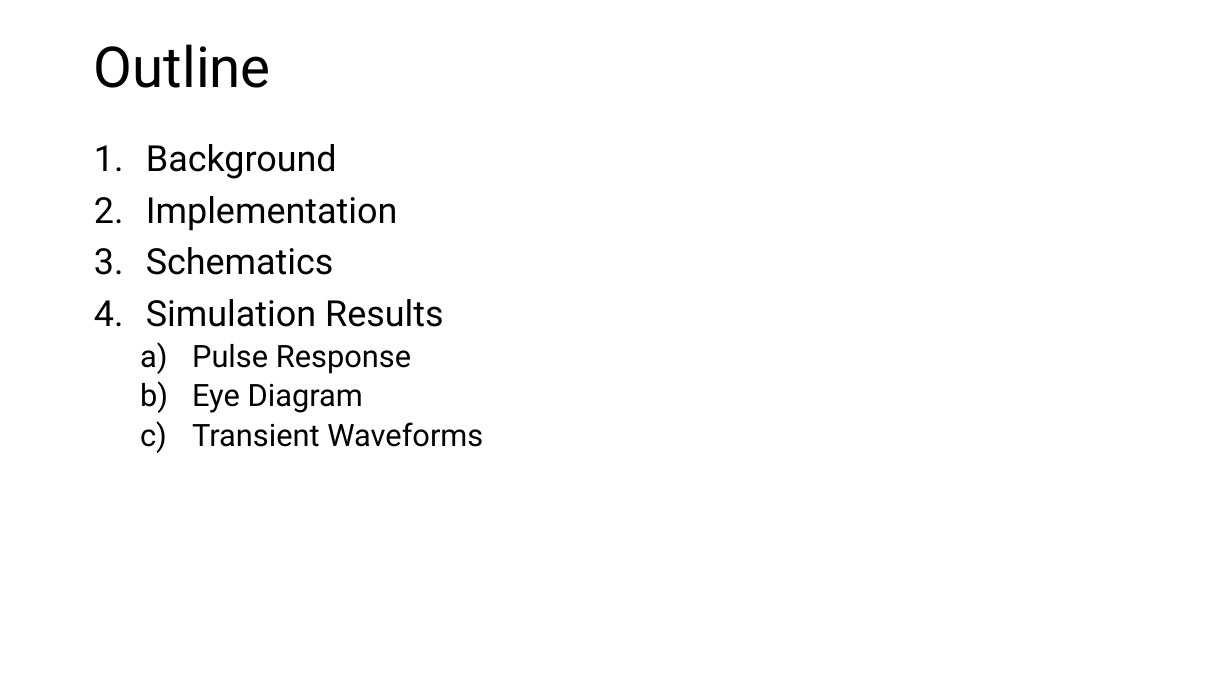
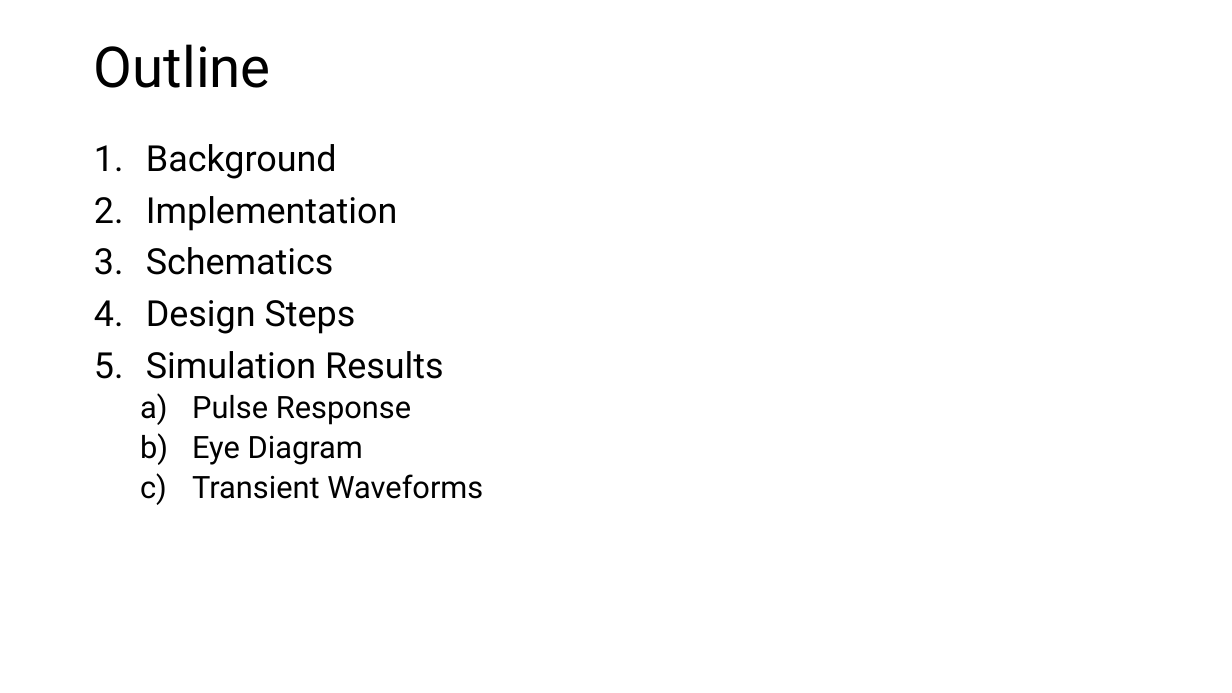
Before and after one commit to muhammadaldacher/SERDES-Design-of-TX-FIR-Equalizer, a slide deck: slide 2 of PPTs/3- TX FIR Eqz - Final Report.pptx. Drawn at 1232x693 pixels with LibreOffice and Linux fonts; fonts in the diff are those of the drawing. Boxes give left, top, right and bottom in pixels: in the first picture for what was removed or moved away, otherwise in the second. Text is boxed around its words. In the diff, an @@ line names an element or a change of style, - is before the commit and + after.

```diff
--- a/PPTs/3- TX FIR Eqz - Final Report.pptx
+++ b/PPTs/3- TX FIR Eqz - Final Report.pptx
@@ text at (146,300,356,334): paragraph added @@
+4. Design Steps
```
Also in this commit, not shown: 1 other slide changed, 1 slide added.
